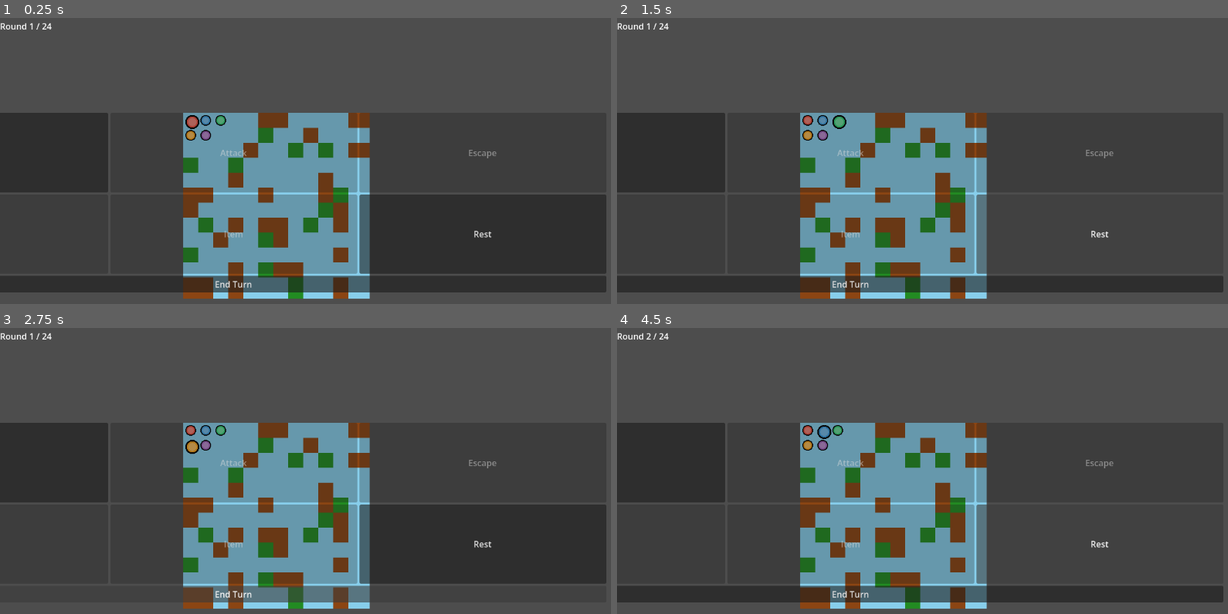
Above: before the commit, frames 1-4 (two rows, left to right).
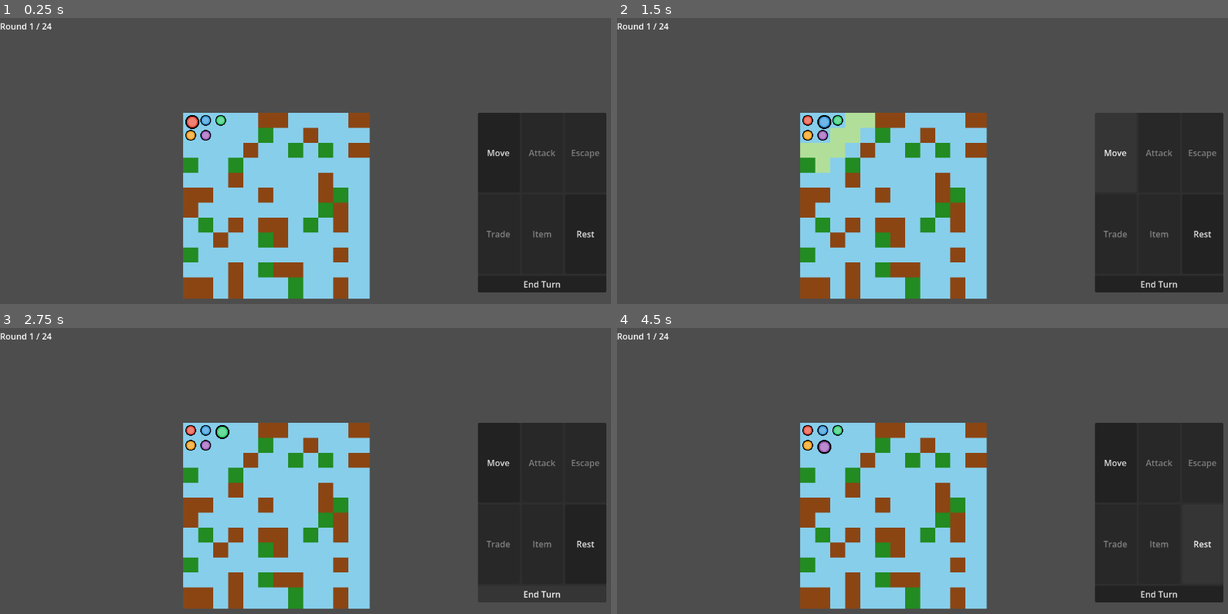
Above: after the commit, the same moments.

Repository: charlesdgburns/warping-woods-oc
Game: Godot game, scene res://scenes/main.tscn
Two runs of this game, one before a commit and one after it. Both use one fixed random seed, a clock stepped at 60 frames per second and the inputs below.
Inputs:
- Up to frame 1 (0.25 s): no input
- Up to frame 2 (1.5 s): click "Rest" at 0.5 s; click "Rest" (after the commit: "Move") at 1.25 s
- Up to frame 3 (2.75 s): click "End Turn" at 2 s
- Up to frame 4 (4.5 s): click "Rest" (after the commit: "Move") at 2.75 s; click "End Turn" at 3.5 s; click "Rest" at 4.25 s

The runs differ from the first frame. In frame 1, 33% of the frame differs, in the area x 0-100%, y 33-96%; in frame 2, 32%; in frame 3, 31%; in frame 4, 32%.

Commit message:
Fix UI layout: Correct RightPanel anchors and add visual PanelContainer section

Diff:
--- a/scenes/main.tscn
+++ b/scenes/main.tscn
@@ -34,59 +34,63 @@
 size_flags_horizontal = 3
 text = ""
 
-[node name="RightPanel" type="VBoxContainer" parent="UI"]
+[node name="RightPanel" type="PanelContainer" parent="UI"]
+anchor_left = 1.0
 anchor_right = 1.0
 offset_left = -260.0
 offset_right = -20.0
 offset_top = 182.0
 offset_bottom = 518.0
 
-[node name="ActionGrid" type="GridContainer" parent="UI/RightPanel"]
+[node name="Content" type="VBoxContainer" parent="UI/RightPanel"]
+layout_mode = 2
+
+[node name="ActionGrid" type="GridContainer" parent="UI/RightPanel/Content"]
 layout_mode = 2
 size_flags_vertical = 3
 columns = 3
 
-[node name="MoveBtn" type="Button" parent="UI/RightPanel/ActionGrid"]
+[node name="MoveBtn" type="Button" parent="UI/RightPanel/Content/ActionGrid"]
 layout_mode = 2
 size_flags_horizontal = 3
 size_flags_vertical = 3
 text = "Move"
 
-[node name="AttackBtn" type="Button" parent="UI/RightPanel/ActionGrid"]
+[node name="AttackBtn" type="Button" parent="UI/RightPanel/Content/ActionGrid"]
 layout_mode = 2
 size_flags_horizontal = 3
 size_flags_vertical = 3
 text = "Attack"
 disabled = true
 
-[node name="EscapeBtn" type="Button" parent="UI/RightPanel/ActionGrid"]
+[node name="EscapeBtn" type="Button" parent="UI/RightPanel/Content/ActionGrid"]
 layout_mode = 2
 size_flags_horizontal = 3
 size_flags_vertical = 3
 text = "Escape"
 disabled = true
 
-[node name="TradeBtn" type="Button" parent="UI/RightPanel/ActionGrid"]
+[node name="TradeBtn" type="Button" parent="UI/RightPanel/Content/ActionGrid"]
 layout_mode = 2
 size_flags_horizontal = 3
 size_flags_vertical = 3
 text = "Trade"
 disabled = true
 
-[node name="ItemBtn" type="Button" parent="UI/RightPanel/ActionGrid"]
+[node name="ItemBtn" type="Button" parent="UI/RightPanel/Content/ActionGrid"]
 layout_mode = 2
 size_flags_horizontal = 3
 size_flags_vertical = 3
 text = "Item"
 disabled = true
 
-[node name="RestBtn" type="Button" parent="UI/RightPanel/ActionGrid"]
+[node name="RestBtn" type="Button" parent="UI/RightPanel/Content/ActionGrid"]
 layout_mode = 2
 size_flags_horizontal = 3
 size_flags_vertical = 3
 text = "Rest"
 
-[node name="EndTurnBtn" type="Button" parent="UI/RightPanel"]
+[node name="EndTurnBtn" type="Button" parent="UI/RightPanel/Content"]
 layout_mode = 2
 size_flags_horizontal = 3
 text = "End Turn"
--- a/scripts/board.gd
+++ b/scripts/board.gd
@@ -38,10 +38,10 @@
 	if not ui:
 		return
 	_turn_bar = ui.get_node("TurnBar") as TurnBar
-	_end_turn_btn = ui.get_node("RightPanel/EndTurnBtn") as Button
+	_end_turn_btn = ui.get_node("RightPanel/Content/EndTurnBtn") as Button
 	_char_info = ui.get_node("BottomBar/CharInfo") as Label
 
-	var grid := ui.get_node("RightPanel/ActionGrid")
+	var grid := ui.get_node("RightPanel/Content/ActionGrid")
 	if grid:
 		for btn in grid.get_children():
 			if btn is Button:
